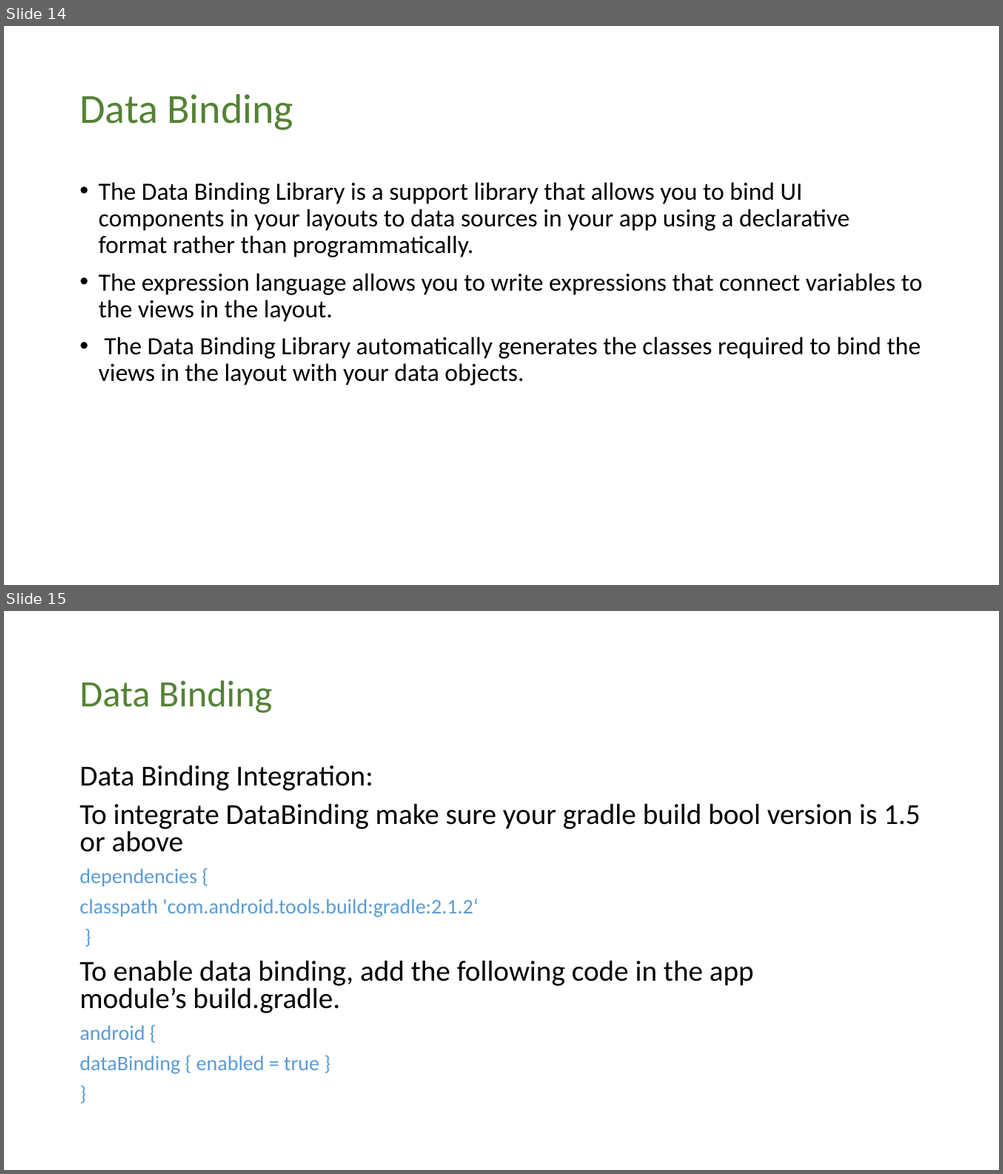
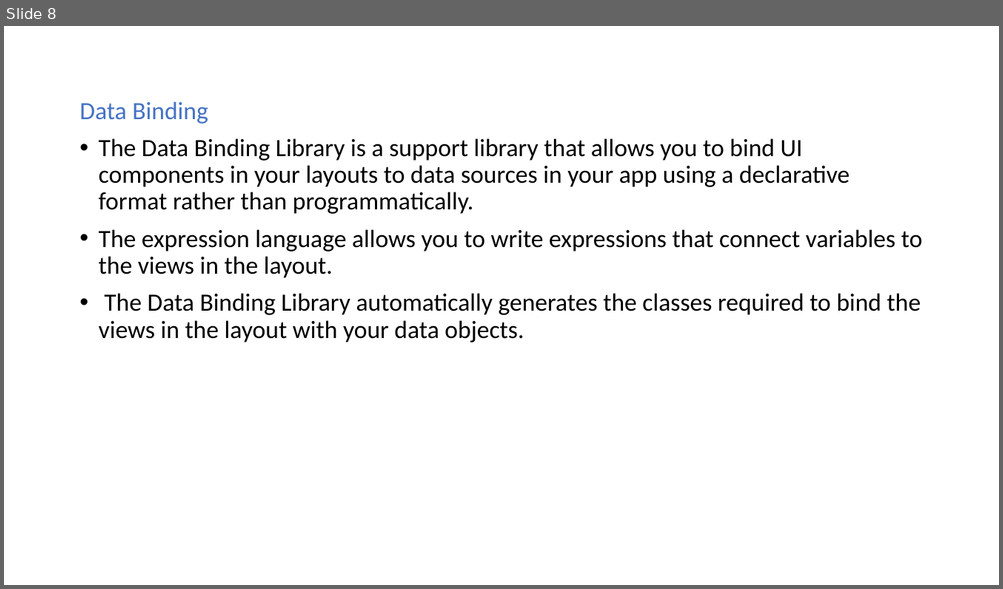
Before and after one commit to chandragithub2014/KotlinTemplates, a slide deck: USBank/USBank_Architecture_Android.pptx. Shown one above the other, each under a label of ours: slides 14 and 15 before the commit, slide 8 after it. The pictures are 1003x1174 and 1003x589 pixels, drawn with LibreOffice and Linux fonts; fonts in the diff are those of the drawing. Boxes give left, top, right and bottom in pixels: in the first picture for what was removed or moved away, otherwise in the second. Text is boxed around its words. In the diff, an @@ line names an element or a change of style, - is before the commit and + after.

```diff
--- a/USBank/USBank_Architecture_Android.pptx
+++ b/USBank/USBank_Architecture_Android.pptx
@@ slide 15 removed at [4, 611, 999, 1170], background #FFFFFF @@
@@ title removed at [79, 681, 273, 713] @@
-Data Binding
@@ text removed at [79, 765, 920, 1074] @@
-Data Binding Integration:
-To integrate DataBinding make sure your gradle build bool version is 1.5 or above
-dependencies {
-classpath 'com.android.tools.build:gradle:2.1.2‘
-}
-To enable data binding, add the following code in the app module’s build.gradle.
-android {
-dataBinding { enabled = true }
-}
@@ what was slide 14 is now slide 8 @@
@@ slide 8 changed as well @@
@@ text "Data Binding": place and size @@
-text "Data Binding" at [99, 182, 922, 386]
+text "Data Binding" at [79, 101, 922, 343]
@@ text at [79, 101, 208, 124]: paragraph added @@
+Data Binding
@@ title removed at [79, 94, 294, 130] @@
-Data Binding
```
Also in this commit, not shown: 8 other slides changed, 2 slides added, 19 other slides removed, 5 other files.
